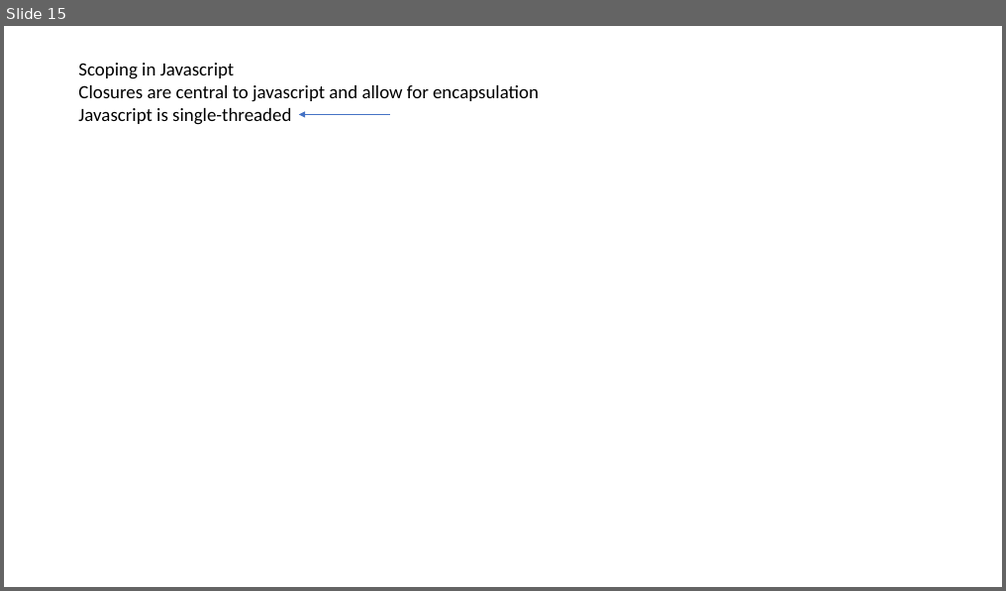
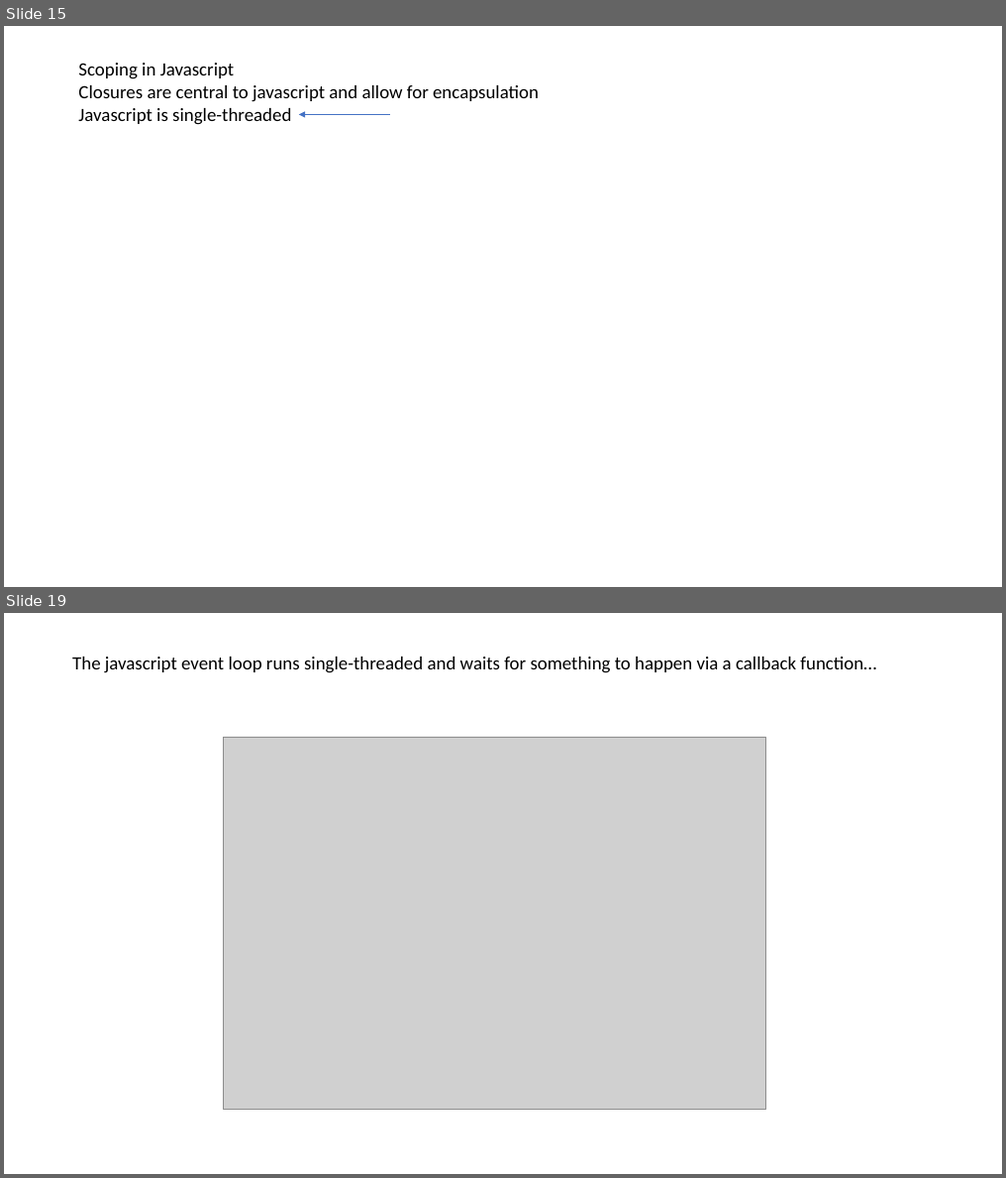
Before and after one commit to afodor/afodor.github.io, a slide deck: classes/prog2017/Prog3-Lecture25.pptx. Shown one above the other, each under a label of ours: slide 15 before the commit, slides 15 and 19 after it; the slides between them are not shown. The pictures are 1006x591 and 1006x1178 pixels, drawn with LibreOffice and Linux fonts; fonts in the diff are those of the drawing; grey boxes stand for pictures. Boxes give left, top, right and bottom in pixels: in the first picture for what was removed or moved away, otherwise in the second. Text is boxed around its words. In the diff, an @@ line names an element or a change of style, - is before the commit and + after.

```diff
--- a/classes/prog2017/Prog3-Lecture25.pptx
+++ b/classes/prog2017/Prog3-Lecture25.pptx
@@ slide 19 added at (x1=4, y1=613, x2=1002, y2=1174), background #FFFFFF @@
@@ text added at (x1=72, y1=657, x2=876, y2=673), 18 pt, text #000000 @@
+The javascript event loop runs single-threaded and waits for something to happen via a callback function…
@@ picture added at (x1=224, y1=738, x2=767, y2=1109) @@
```
Also in this commit, not shown: 1 slide changed, 5 other slides added.
